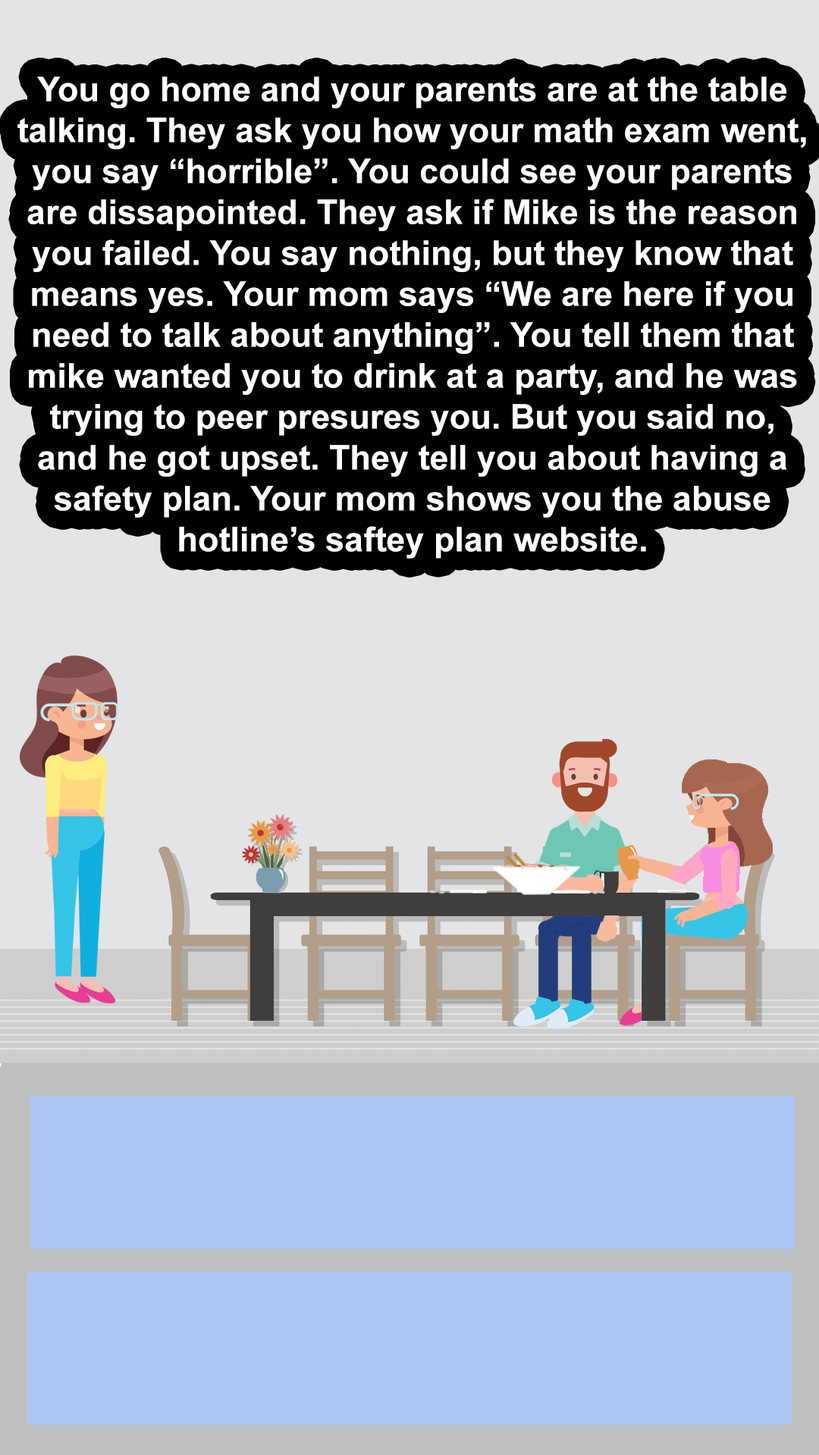
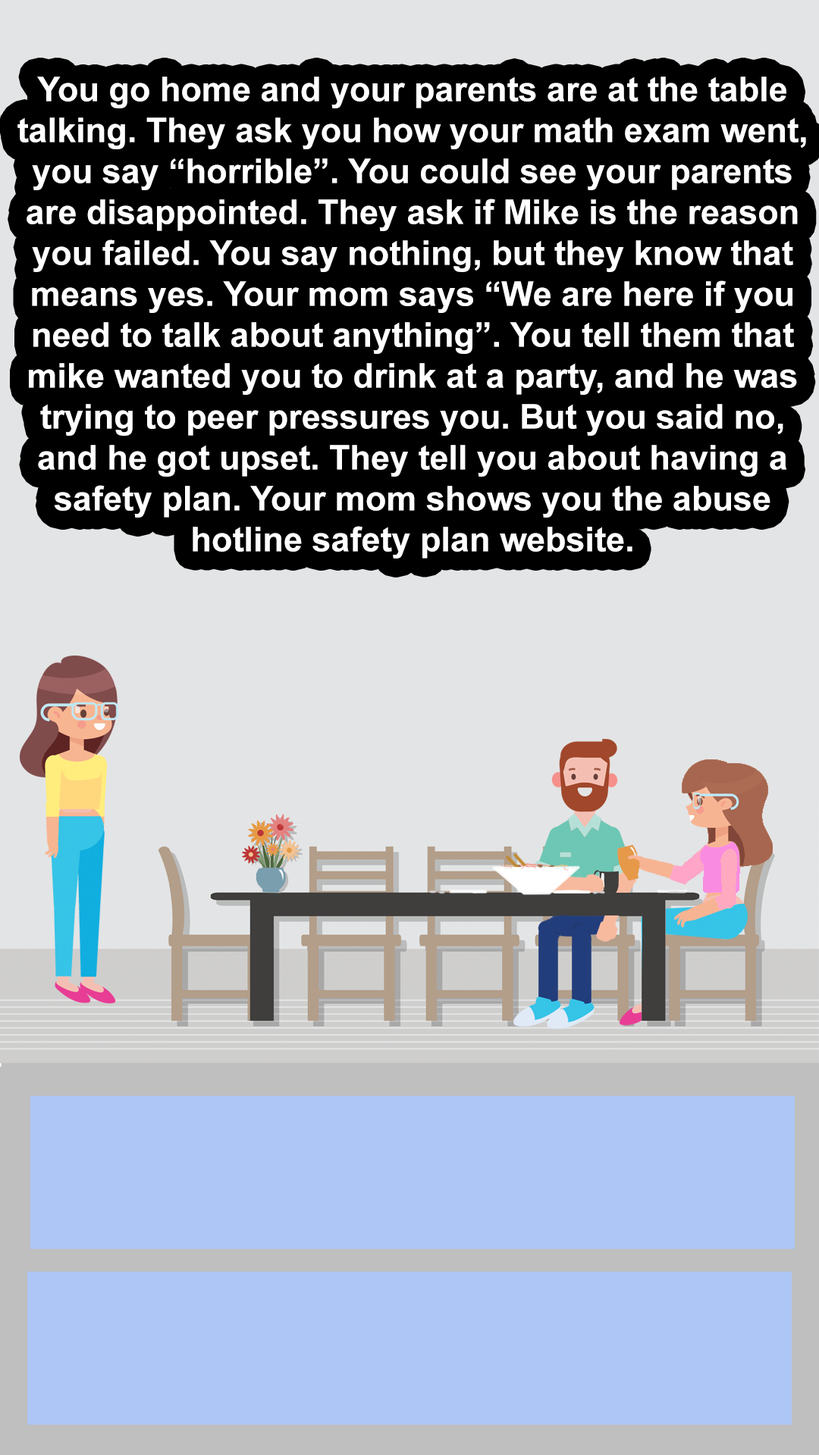
Layered file, before and after one edit (819x1455). Changes by layer:
painted on "You go home and your parents are at the table talking. They ask" over [26, 198, 798, 559]
